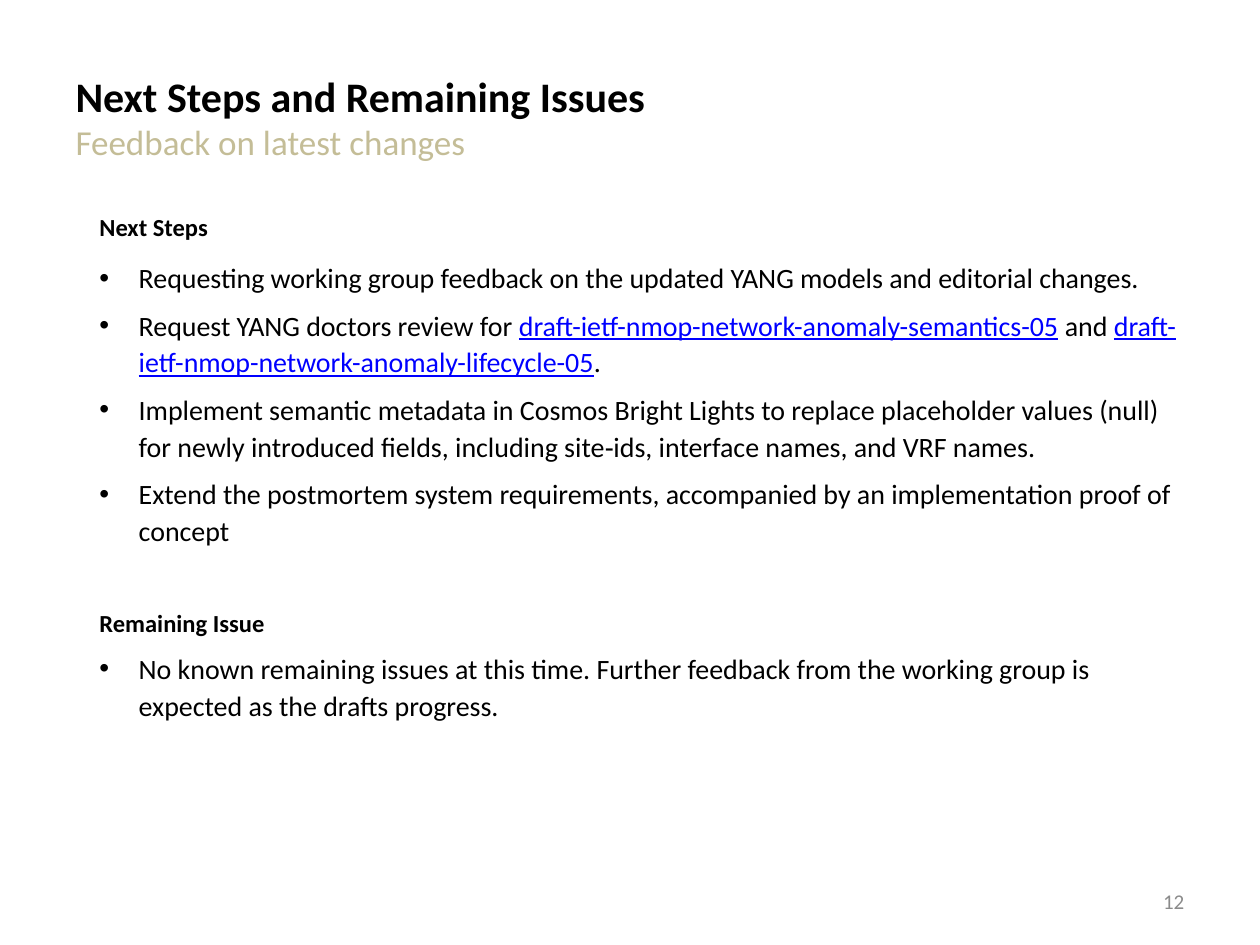
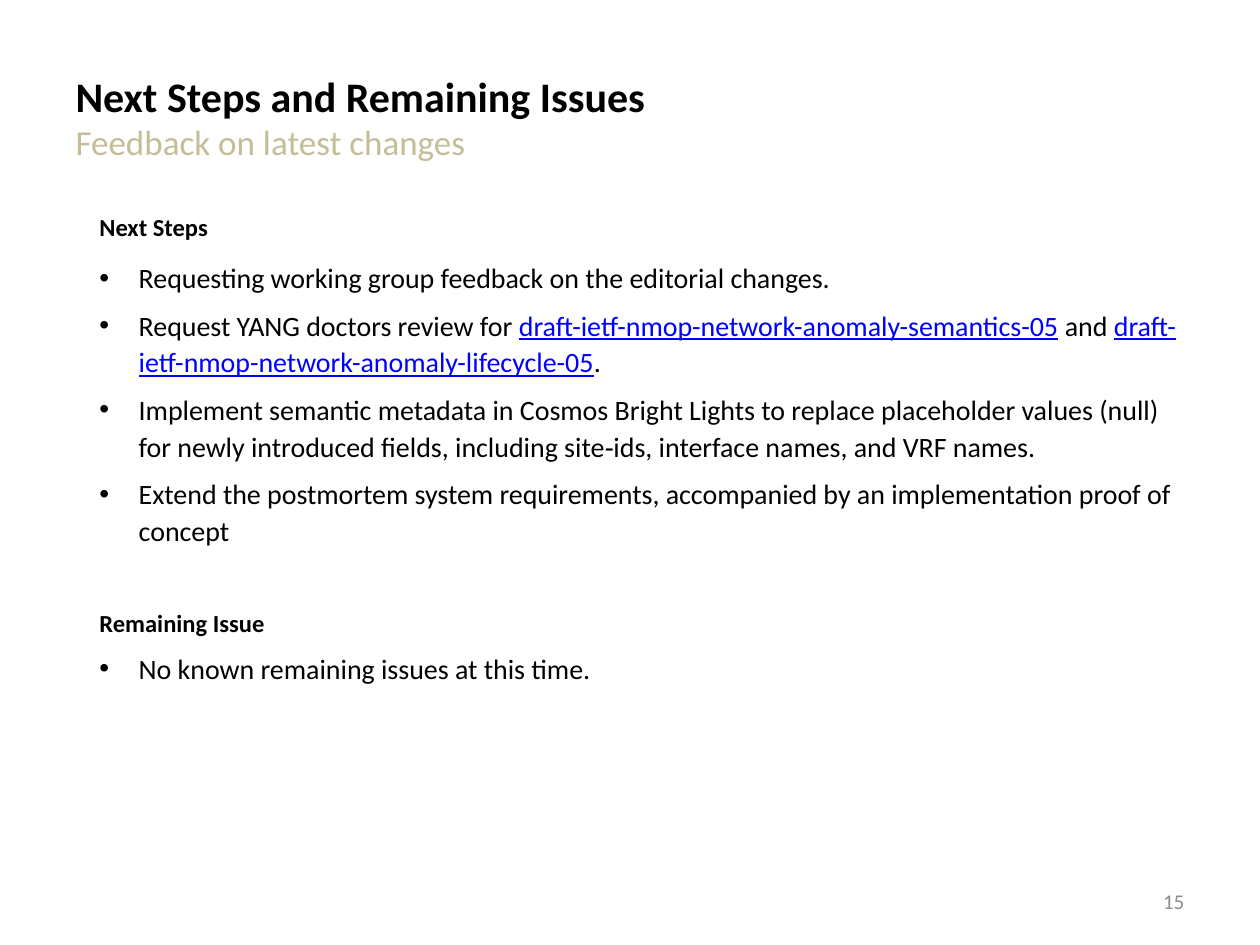
Before and after one commit to network-analytics/ietf-network-analytics-document-status, a slide deck: slide 15 of 125/NMOP/draft-ietf-nmop-network-anomaly-architecture-semantics-lifecycle.pptx (slide 12 before the commit). Drawn at 1260x945 pixels with LibreOffice and Linux fonts; fonts in the diff are those of the drawing. Boxes give left, top, right and bottom in pixels: in the first picture for what was removed or moved away, otherwise in the second. Text is boxed around its words. In the diff, an @@ line names an element or a change of style, - is before the commit and + after.

```diff
--- a/125/NMOP/draft-ietf-nmop-network-anomaly-architecture-semantics-lifecycle.pptx
+++ b/125/NMOP/draft-ietf-nmop-network-anomaly-architecture-semantics-lifecycle.pptx
@@ text at (139, 268, 830, 293): text changed @@
-• Requesting working group feedback on the updated YANG models and editorial changes.
+• Requesting working group feedback on the editorial changes.
@@ text at (139, 659, 590, 684): text changed @@
-• No known remaining issues at this time. Further feedback from the working group is expected as the drafts progress.
+• No known remaining issues at this time.
@@ page number at (1163, 895, 1184, 909): text changed @@
-12
+15
```
Also in this commit, not shown: 10 other slides changed, 3 slides added, 2 other files.
